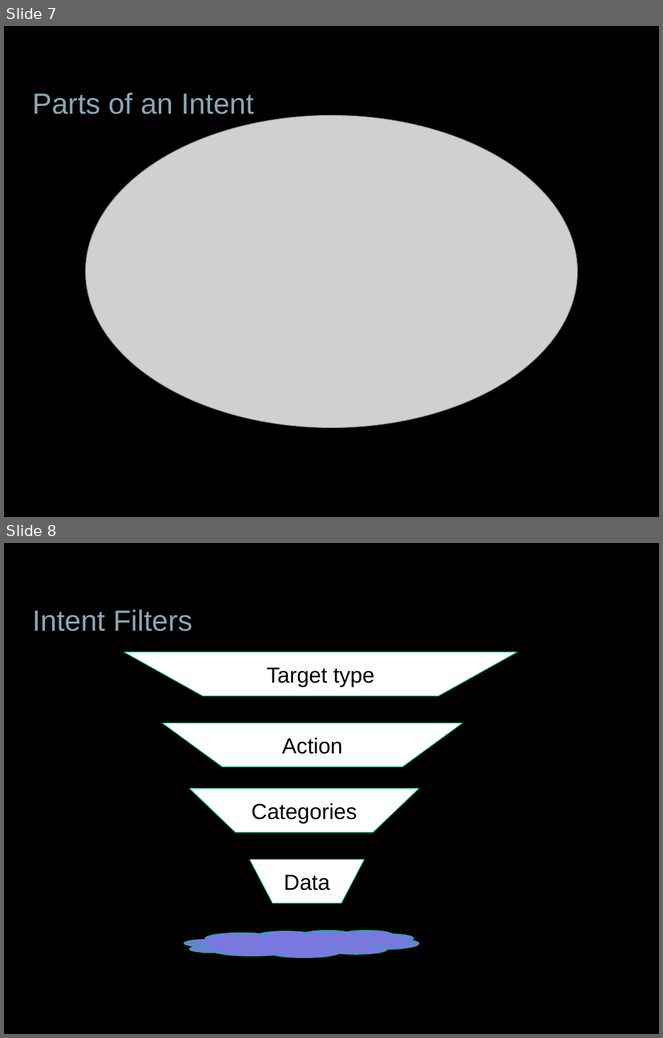
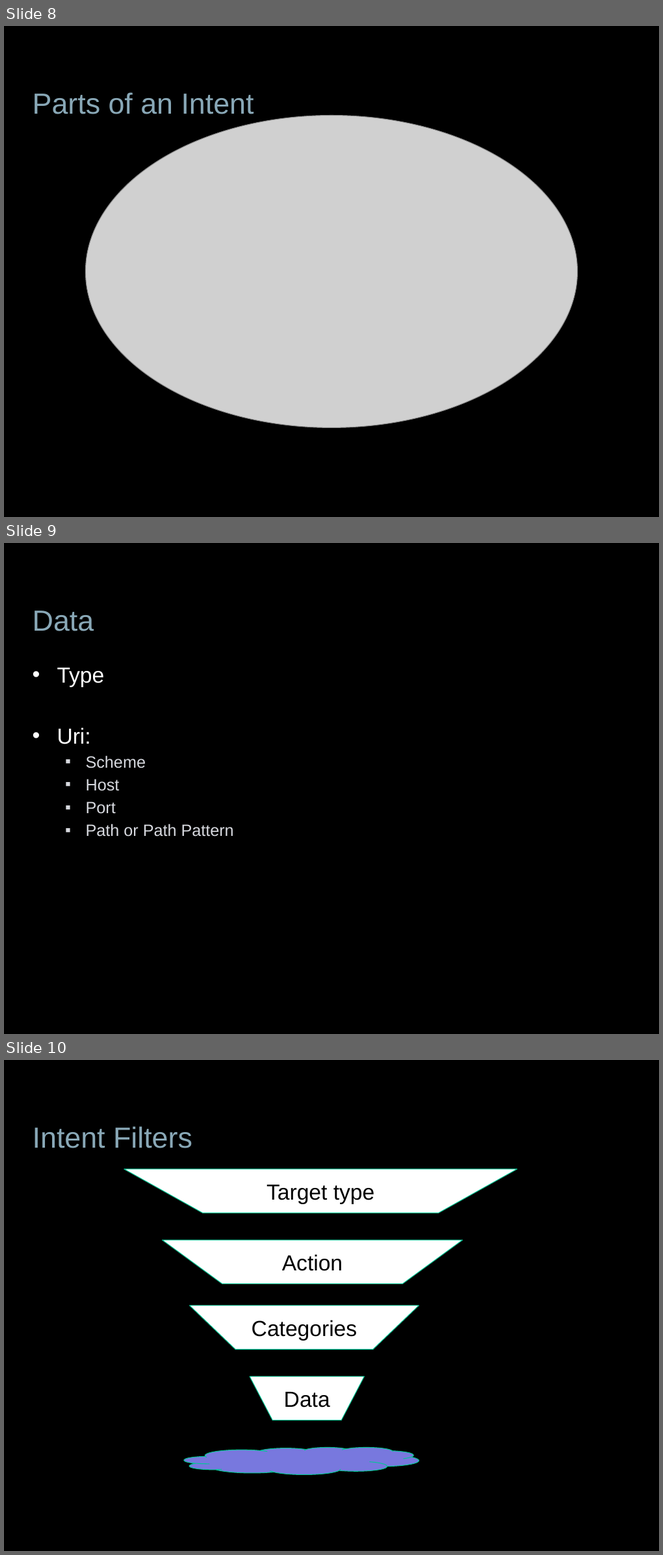
Before and after one commit to jessitron/Tronsmit, a slide deck: presentations/DevTeach-Intents.pptx. Shown one above the other, each under a label of ours: slides 7 and 8 before the commit, slides 8, 9 and 10 after it. The pictures are 663x1038 and 663x1555 pixels, drawn with LibreOffice and Linux fonts; fonts in the diff are those of the drawing; grey boxes stand for pictures; background and template pictures are left out. Boxes give left, top, right and bottom in pixels: in the first picture for what was removed or moved away, otherwise in the second. Text is boxed around its words. In the diff, an @@ line names an element or a change of style, - is before the commit and + after.

```diff
--- a/presentations/DevTeach-Intents.pptx
+++ b/presentations/DevTeach-Intents.pptx
@@ slide 9 added at [4,543,659,1034], background picture (left out) @@
@@ title added at [33,611,94,631], 32 pt, text #89A8B7 @@
+Data
@@ text added at [57,668,234,837], 18 pt, text #D7D9DF @@
+• Type
+• Uri:
+  ▪ Scheme
+  ▪ Host
+  ▪ Port
+  ▪ Path or Path Pattern
@@ what was slide 7 is now slide 8 @@
@@ what was slide 8 is now slide 10 @@
```
Also in this commit, not shown: 5 slides changed, 6 other files.
